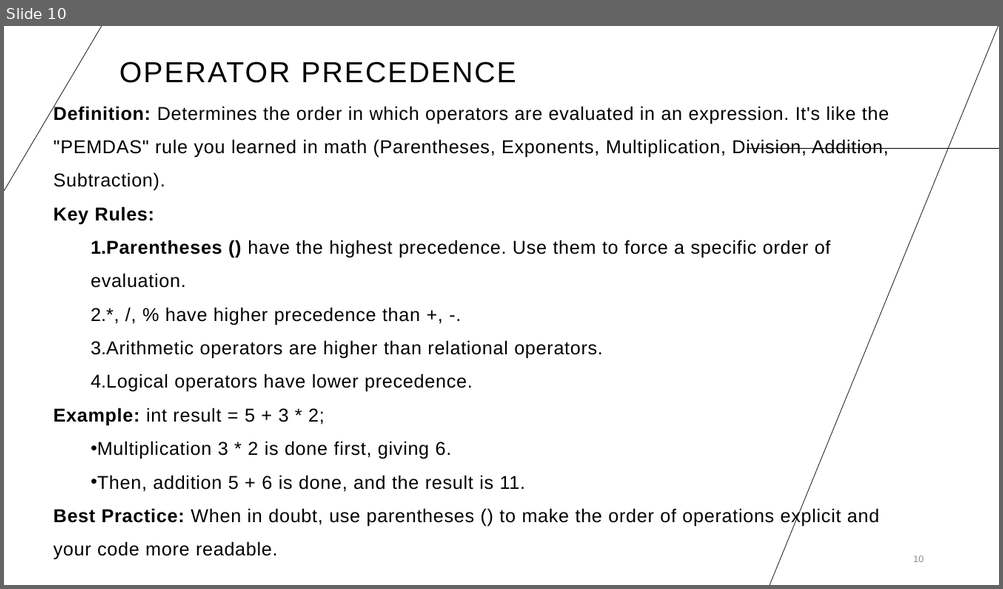
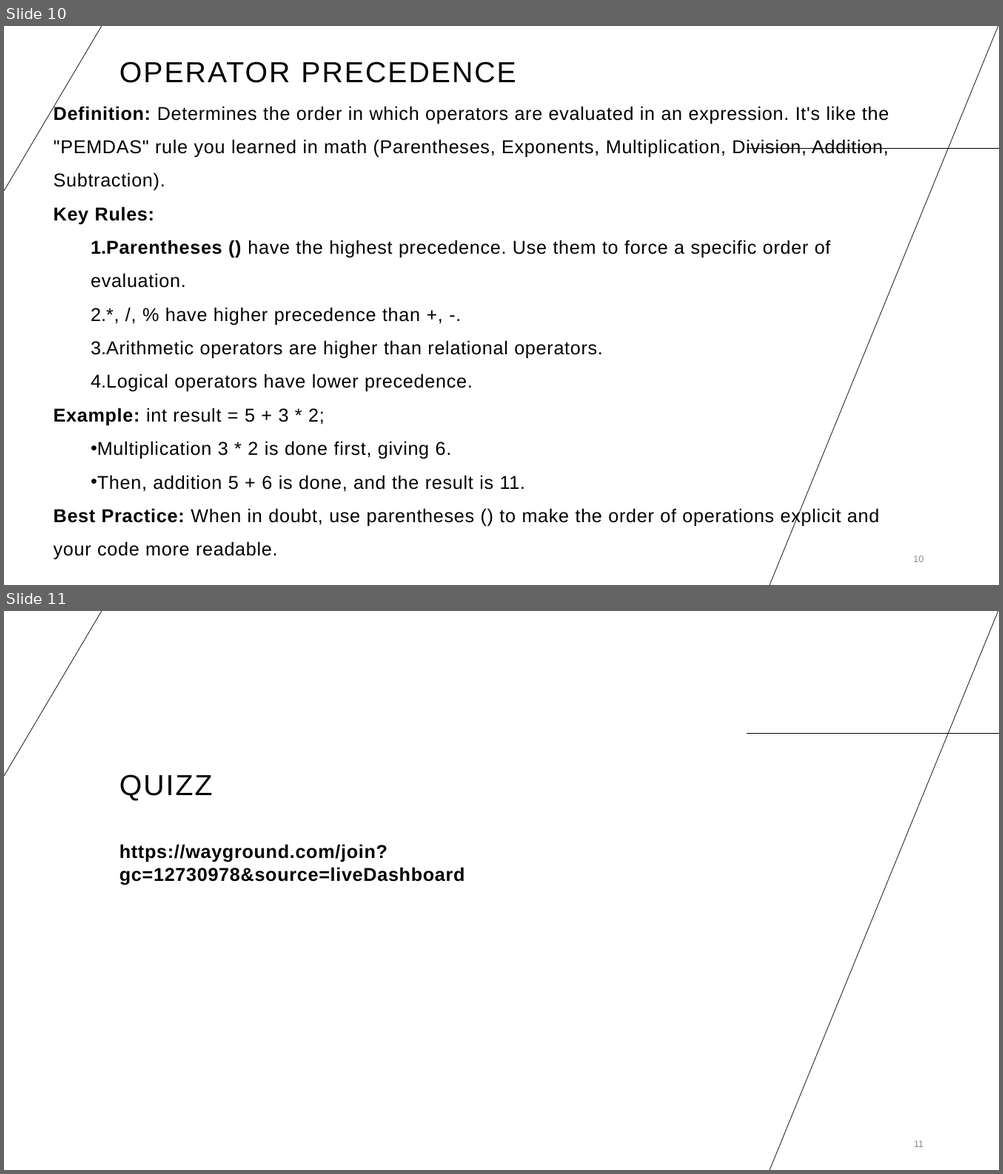
Before and after one commit to sanjiv-16/SPOTKNACK-03BACKE25, a slide deck: S02/03BACKE25 Session 02.pptx. Shown one above the other, each under a label of ours: slide 10 before the commit, slides 10 and 11 after it. The pictures are 1003x589 and 1003x1174 pixels, drawn with LibreOffice and Linux fonts; fonts in the diff are those of the drawing. Boxes give left, top, right and bottom in pixels: in the first picture for what was removed or moved away, otherwise in the second. Text is boxed around its words. In the diff, an @@ line names an element or a change of style, - is before the commit and + after.

```diff
--- a/S02/03BACKE25 Session 02.pptx
+++ b/S02/03BACKE25 Session 02.pptx
@@ slide 11 added at (4,611,999,1170), background #FFFFFF; not listed: 3 template elements that a slide beside it also shows @@
@@ title added at (119,775,213,801), 28 pt, text #000000 @@
+QUIZZ
@@ text added at (119,844,465,885), 18 pt, text #000000, bold @@
+https://wayground.com/join?gc=12730978&source=liveDashboard
@@ page number added at (913,1141,923,1147), 9 pt, text #8C8C8C @@
+11
```
Also in this commit, not shown: 1 other file.
